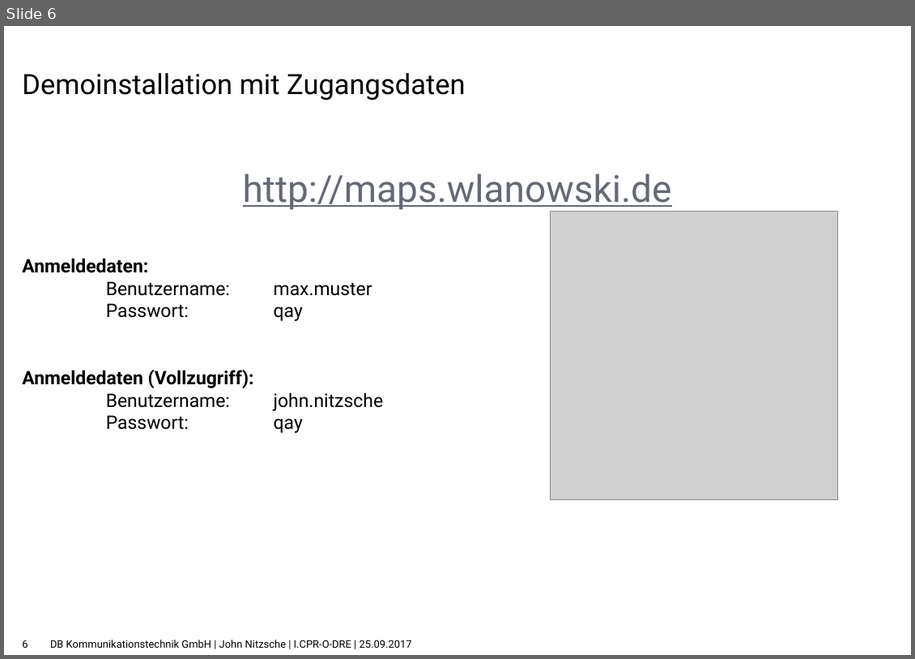
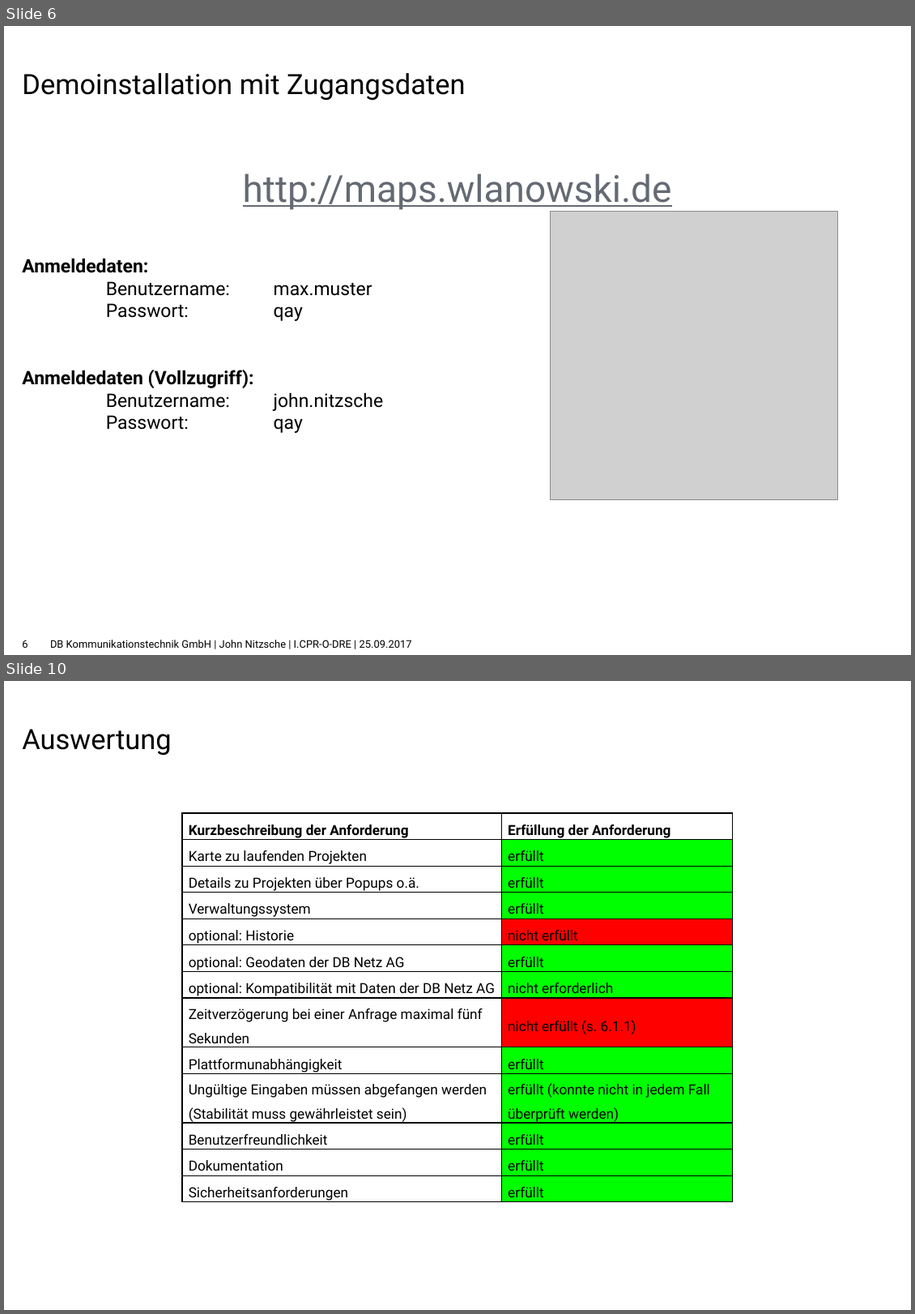
Before and after one commit to wlanowski/t2000doku, a slide deck: Präsentation/t2000.pptx. Shown one above the other, each under a label of ours: slide 6 before the commit, slides 6 and 10 after it; the slides between them are not shown. The pictures are 915x659 and 915x1314 pixels, drawn with LibreOffice and Linux fonts; fonts in the diff are those of the drawing; grey boxes stand for pictures; background and template pictures are left out. Boxes give left, top, right and bottom in pixels: in the first picture for what was removed or moved away, otherwise in the second. Text is boxed around its words. In the diff, an @@ line names an element or a change of style, - is before the commit and + after.

```diff
--- a/Präsentation/t2000.pptx
+++ b/Präsentation/t2000.pptx
@@ slide 10 added at bbox=[4, 681, 911, 1310], background #FFFFFF @@
@@ title added at bbox=[22, 729, 171, 756], 24 pt, text #000000 @@
+Auswertung
@@ table added at bbox=[182, 812, 733, 1203], 13 rows, 2 columns @@
+Kurzbeschreibung der Anforderung | Erfüllung der Anforderung
+Karte zu laufenden Projekten | erfüllt
+Details zu Projekten über Popups o.ä. | erfüllt
+Verwaltungssystem | erfüllt
+optional: Historie | nicht erfüllt
+optional: Geodaten der DB Netz AG | erfüllt
+optional: Kompatibilität mit Daten der DB Netz AG | nicht erforderlich
+Zeitverzögerung bei einer Anfrage maximal fünf Sekunden | nicht erfüllt (s. 6.1.1)
+Plattformunabhängigkeit | erfüllt
+Ungültige Eingaben müssen abgefangen werden (Stabilität muss gewährleistet sein) | erfüllt (konnte nicht in jedem Fall überprüft werden)
+Benutzerfreundlichkeit | erfüllt
+Dokumentation | erfüllt
+Sicherheitsanforderungen | erfüllt
```
Also in this commit, not shown: 1 slide changed, 2 other slides added, 2 other files.
